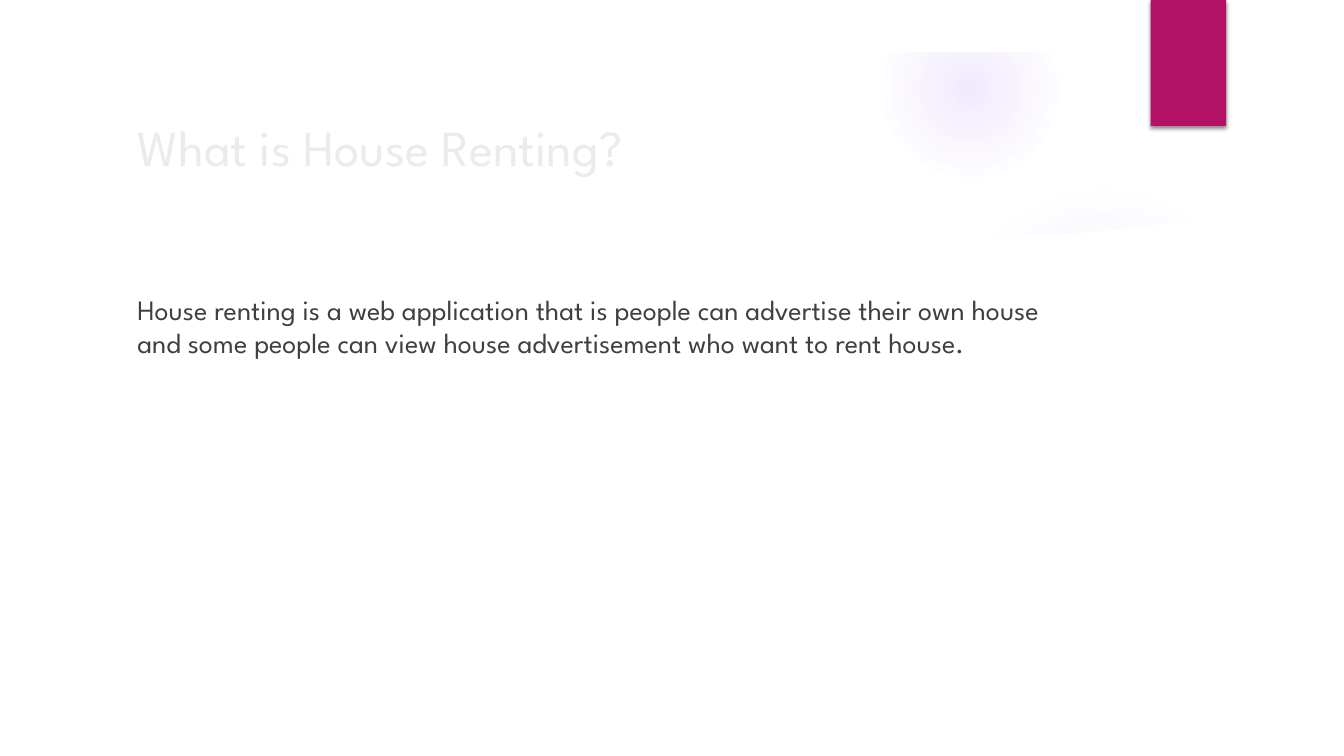
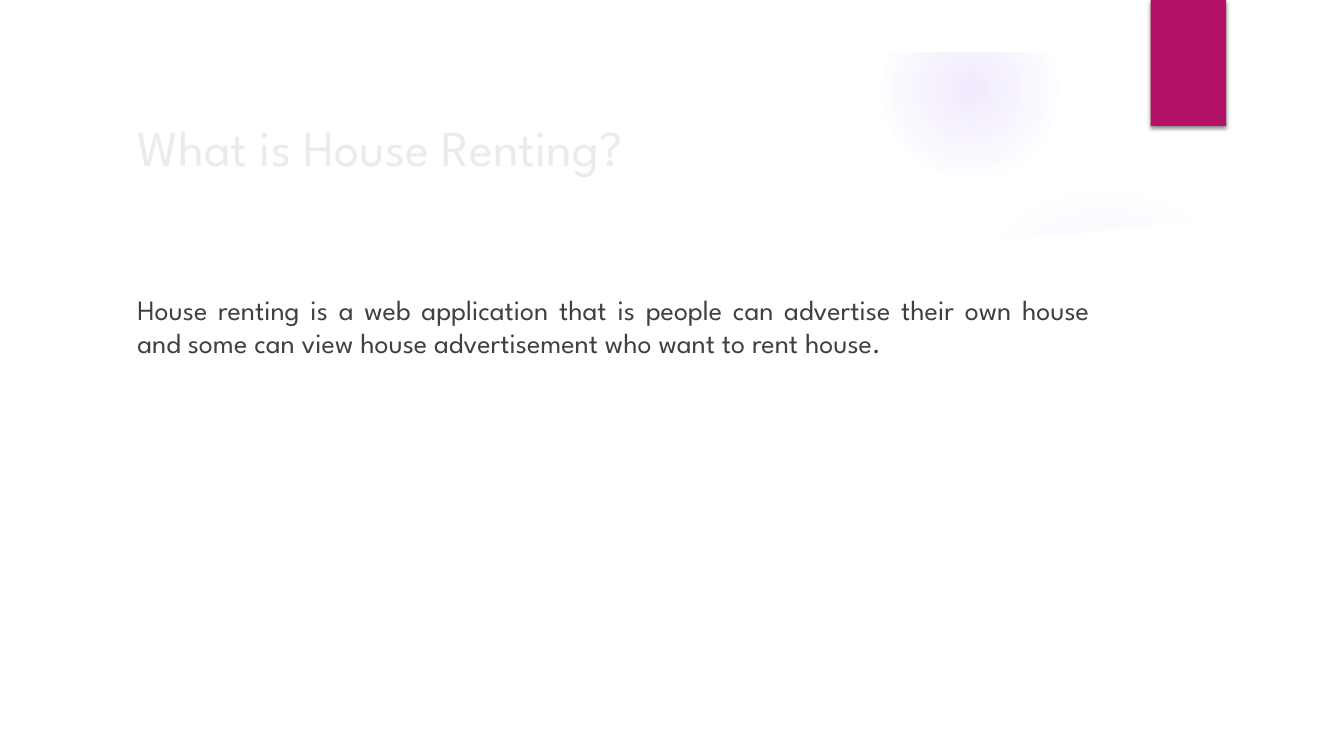
Before and after one commit to ShahabuddinAhmed/Presentation, a slide deck: slide 2 of HouseRenting.pptx. Drawn at 1344x756 pixels with LibreOffice and Linux fonts; fonts in the diff are those of the drawing; background and template pictures are left out. Boxes give left, top, right and bottom in pixels: in the first picture for what was removed or moved away, otherwise in the second. Text is boxed around its words. In the diff, an @@ line names an element or a change of style, - is before the commit and + after.

Commit message:
some error ia corrected

```diff
--- a/HouseRenting.pptx
+++ b/HouseRenting.pptx
@@ text at bbox=[137, 300, 1089, 354]: text changed @@
-House renting is a web application that is people can advertise their own house and some people can view house advertisement who want to rent house.
+House renting is a web application that is people can advertise their own house and some can view house advertisement who want to rent house.
```
